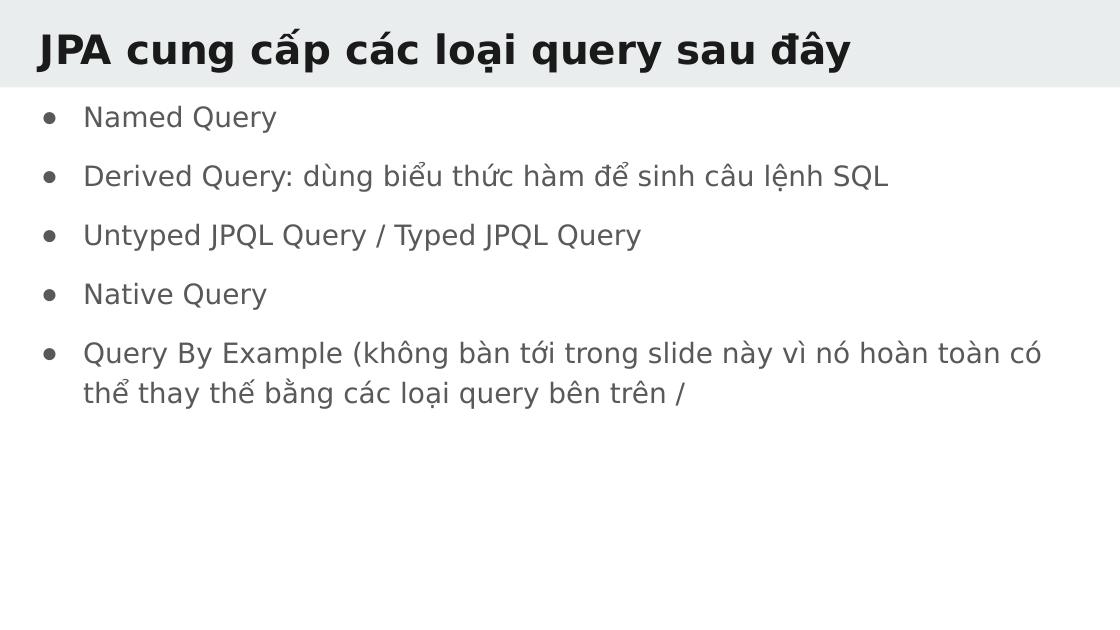
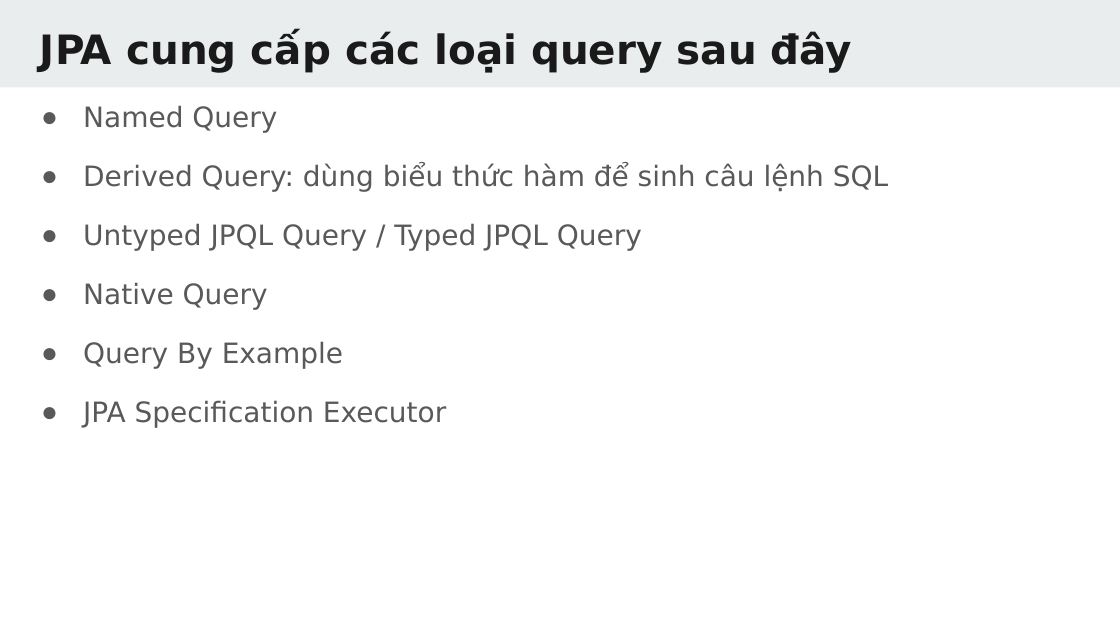
Before and after one commit to TechMaster/springboot2, a slide deck: slide 64 of 14 JPA/JPA.pptx (slide 58 before the commit). Drawn at 1120x630 pixels with LibreOffice and Linux fonts; fonts in the diff are those of the drawing. Boxes give left, top, right and bottom in pixels: in the first picture for what was removed or moved away, otherwise in the second. Text is boxed around its words. In the diff, an @@ line names an element or a change of style, - is before the commit and + after.

```diff
--- a/14 JPA/JPA.pptx
+++ b/14 JPA/JPA.pptx
@@ text at box(83, 341, 446, 428): text changed @@
-● Query By Example (không bàn tới trong slide này vì nó hoàn toàn có thể thay thế bằng các loại query bên trên /
+● Query By Example
+● JPA Specification Executor
```
Also in this commit, not shown: 5 other slides changed, 11 slides added, 16 other files.
